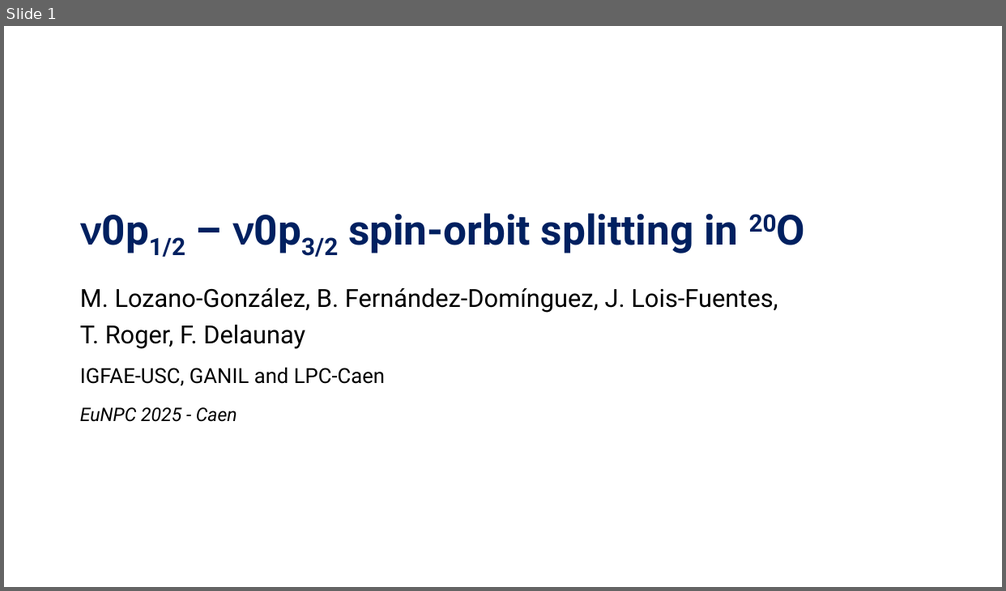
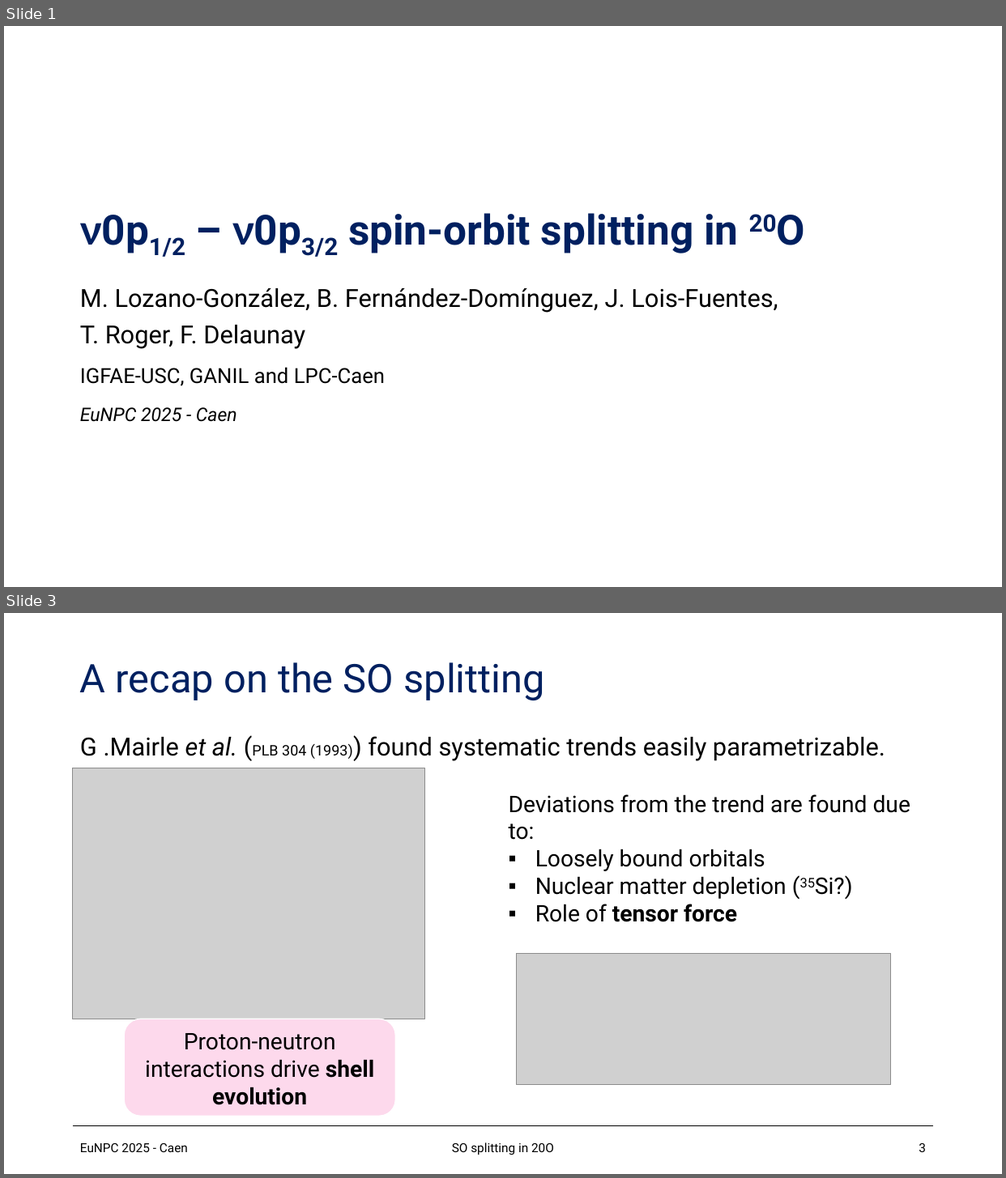
Before and after one commit to loopset/Docs, a slide deck: EuNPC/eunpc.pptx. Shown one above the other, each under a label of ours: slide 1 before the commit, slides 1 and 3 after it; the slides between them are not shown. The pictures are 1006x591 and 1006x1178 pixels, drawn with LibreOffice and Linux fonts; fonts in the diff are those of the drawing; grey boxes stand for pictures; background and template pictures are left out. Boxes give left, top, right and bottom in pixels: in the first picture for what was removed or moved away, otherwise in the second. Text is boxed around its words. In the diff, an @@ line names an element or a change of style, - is before the commit and + after.

```diff
--- a/EuNPC/eunpc.pptx
+++ b/EuNPC/eunpc.pptx
@@ slide 3 added at box(4, 613, 1002, 1174), background #FFFFFF @@
@@ title added at box(80, 662, 545, 700), 38 pt, text #002060 @@
+A recap on the SO splitting
@@ text added at box(80, 736, 885, 761), 24 pt, text #000000 @@
+G .Mairle et al. (PLB 304 (1993)) found systematic trends easily parametrizable.
@@ picture added at box(73, 768, 425, 1019) @@
@@ text added at box(509, 794, 910, 922), 22 pt, text #000000 @@
+Deviations from the trend are found due to:
+▪ Loosely bound orbitals
+▪ Nuclear matter depletion (35Si?)
+▪ Role of tensor force
@@ picture added at box(517, 954, 891, 1084) @@
@@ rounded rectangle added at box(124, 1020, 395, 1117), fill #FDD9EC, outline #FFFFFF 1 pt, 22 pt, text #000000 @@
+Proton-neutron interactions drive shell evolution
@@ line added from (73, 1127) to (934, 1127), #000000 1 pt @@
@@ text added at box(80, 1144, 188, 1152), 12 pt, text #000000 @@
+EuNPC 2025 - Caen
@@ text added at box(452, 1143, 554, 1156), 12 pt, text #000000 @@
+SO splitting in 20O
@@ page number added at box(918, 1144, 926, 1152), 12 pt, text #000000 @@
+3
```
Also in this commit, not shown: 1 slide changed, 11 other slides added, 24 other files.
